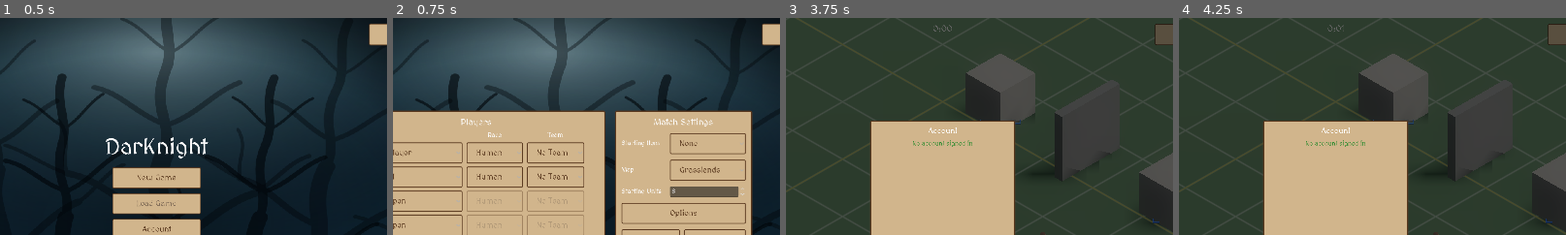
Above: before the commit, frames 1-4 (left to right).
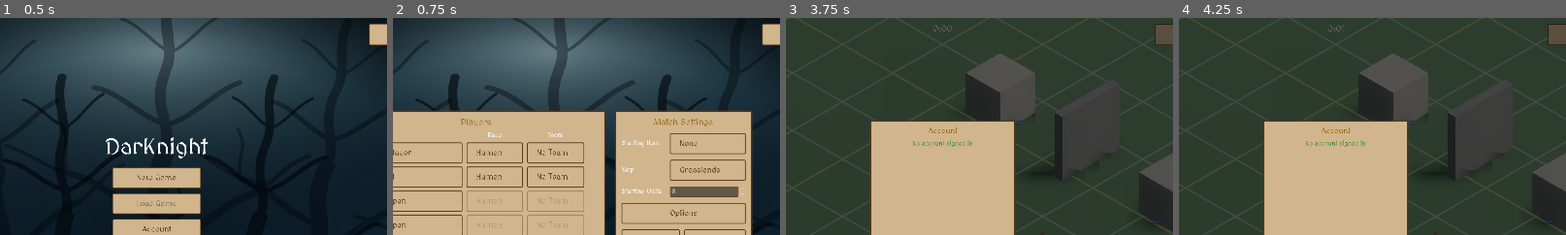
Above: after the commit, the same moments.

Repository: wesleywesleyadams-debug/Aegis-Matrix
Game: Godot game, scene res://scenes/TitleMenu.tscn
Two runs of this game, one before a commit and one after it. Both use one fixed random seed, a clock stepped at 60 frames per second and the inputs below.
Inputs:
- Up to frame 1 (0.5 s): no input
- Up to frame 2 (0.75 s): click "New Game" at 0.5 s
- Up to frame 3 (3.75 s): click "Back" at 1.25 s; click "New Game" at 2 s; click "Start Match" at 2.75 s; click "Sign In" at 3.5 s
- Up to frame 4 (4.25 s): no input
The pictures show only the part of the screen within x 30-80%, y 0-50%; the shares and areas given below are measured in that part.

Frame 1 is identical in both runs. In frame 2, 0.3% of the frame differs, in the area x 17-83%, y 45-51%; in frame 3, less than 0.1%; in frame 4, less than 0.1%.

Commit message:
Recolor menu panel headers from white to golden-brown
"Account", "Options", "Load Game", "Players", "Match Settings",
"You Surrendered", and "PAUSED" all used the theme's default white
Label color. Gave each an explicit golden-brown (0.6, 0.42, 0.1)
override instead, consistent across every panel. Left smaller field
labels (e.g. "Starting Item", "Enter password:") and deliberately
colored status text (green/red/yellow) alone.

Co-Authored-By: Claude Sonnet 5 <noreply@anthropic.com>

Diff:
--- a/scenes/AccountMenu.tscn
+++ b/scenes/AccountMenu.tscn
@@ -37,6 +37,7 @@
 layout_mode = 2
 horizontal_alignment = 1
 theme_override_font_sizes/font_size = 20
+theme_override_colors/font_color = Color(0.6, 0.42, 0.1, 1)
 text = "Account"
 
 [node name="ActiveAccountLabel" type="Label" parent="Background/AccountPanel/OuterVBox"]
--- a/scenes/Lobby.tscn
+++ b/scenes/Lobby.tscn
@@ -48,6 +48,7 @@
 layout_mode = 2
 horizontal_alignment = 1
 theme_override_font_sizes/font_size = 22
+theme_override_colors/font_color = Color(0.6, 0.42, 0.1, 1)
 text = "Players"
 
 [node name="PlayersGrid" type="GridContainer" parent="MainHBox/PlayersPanel/PlayersVBox"]
@@ -94,6 +95,7 @@
 layout_mode = 2
 horizontal_alignment = 1
 theme_override_font_sizes/font_size = 22
+theme_override_colors/font_color = Color(0.6, 0.42, 0.1, 1)
 text = "Match Settings"
 
 [node name="ItemRow" type="HBoxContainer" parent="MainHBox/SettingsPanel/SettingsVBox"]
--- a/scenes/Main.tscn
+++ b/scenes/Main.tscn
@@ -436,6 +436,7 @@
 offset_right = 210.0
 offset_bottom = 70.0
 theme_override_font_sizes/font_size = 26
+theme_override_colors/font_color = Color(0.6, 0.42, 0.1, 1)
 horizontal_alignment = 1
 vertical_alignment = 1
 text = "PAUSED"
@@ -464,6 +465,7 @@
 layout_mode = 2
 horizontal_alignment = 1
 theme_override_font_sizes/font_size = 22
+theme_override_colors/font_color = Color(0.6, 0.42, 0.1, 1)
 text = "You Surrendered"
 
 [node name="RestartButton" type="Button" parent="UI/MainMenu/EndStatePanel/VBox"]
--- a/scenes/OptionsMenu.tscn
+++ b/scenes/OptionsMenu.tscn
@@ -39,6 +39,7 @@
 [node name="TitleLabel" type="Label" parent="Background/Panel/VBox"]
 layout_mode = 2
 theme_override_font_sizes/font_size = 24
+theme_override_colors/font_color = Color(0.6, 0.42, 0.1, 1)
 horizontal_alignment = 1
 text = "Options"
 
--- a/scenes/TitleMenu.tscn
+++ b/scenes/TitleMenu.tscn
@@ -101,6 +101,7 @@
 layout_mode = 2
 horizontal_alignment = 1
 theme_override_font_sizes/font_size = 20
+theme_override_colors/font_color = Color(0.6, 0.42, 0.1, 1)
 text = "Load Game"
 
 [node name="ScrollContainer" type="ScrollContainer" parent="LoadListPanel/OuterVBox"]
